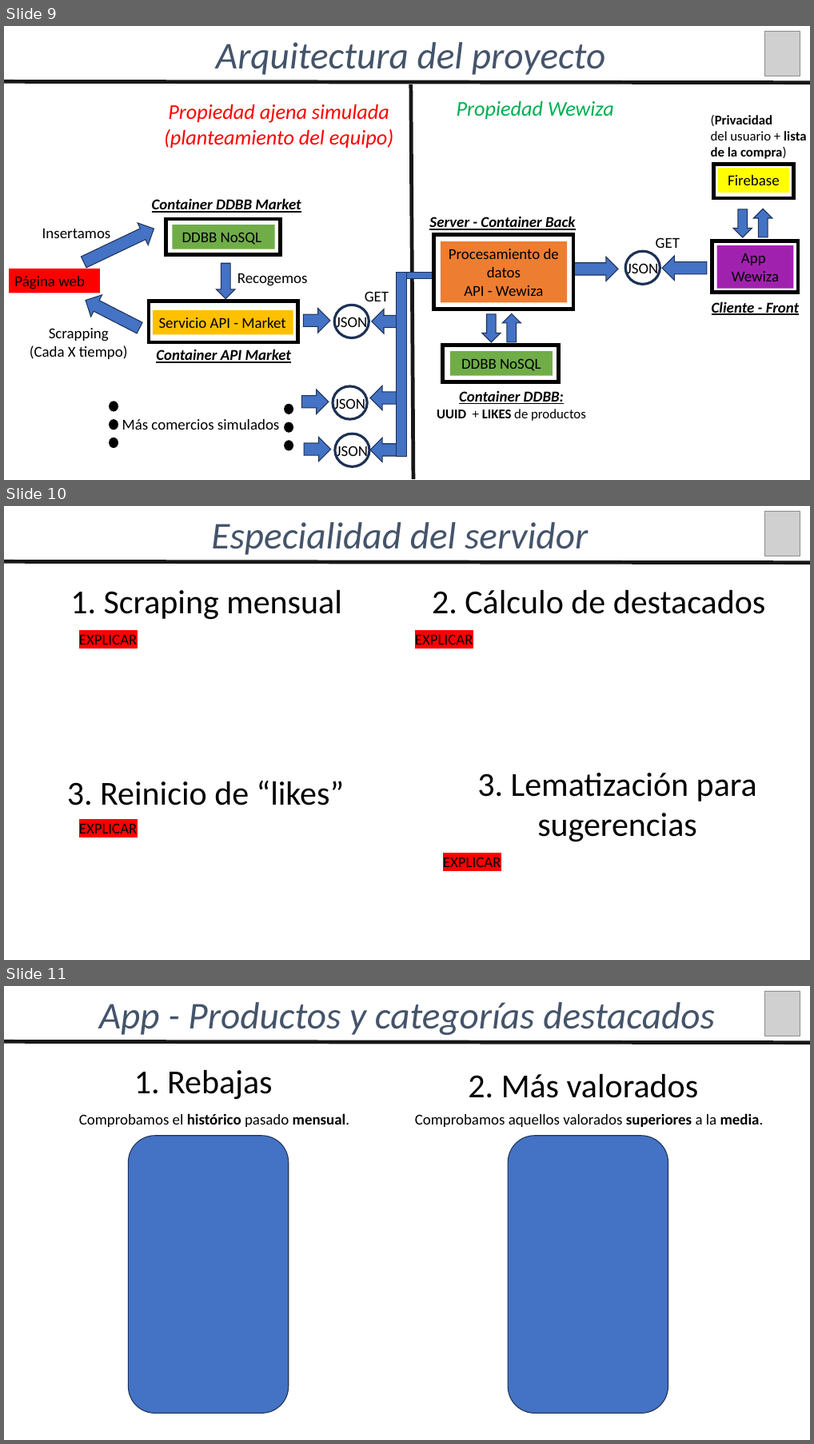
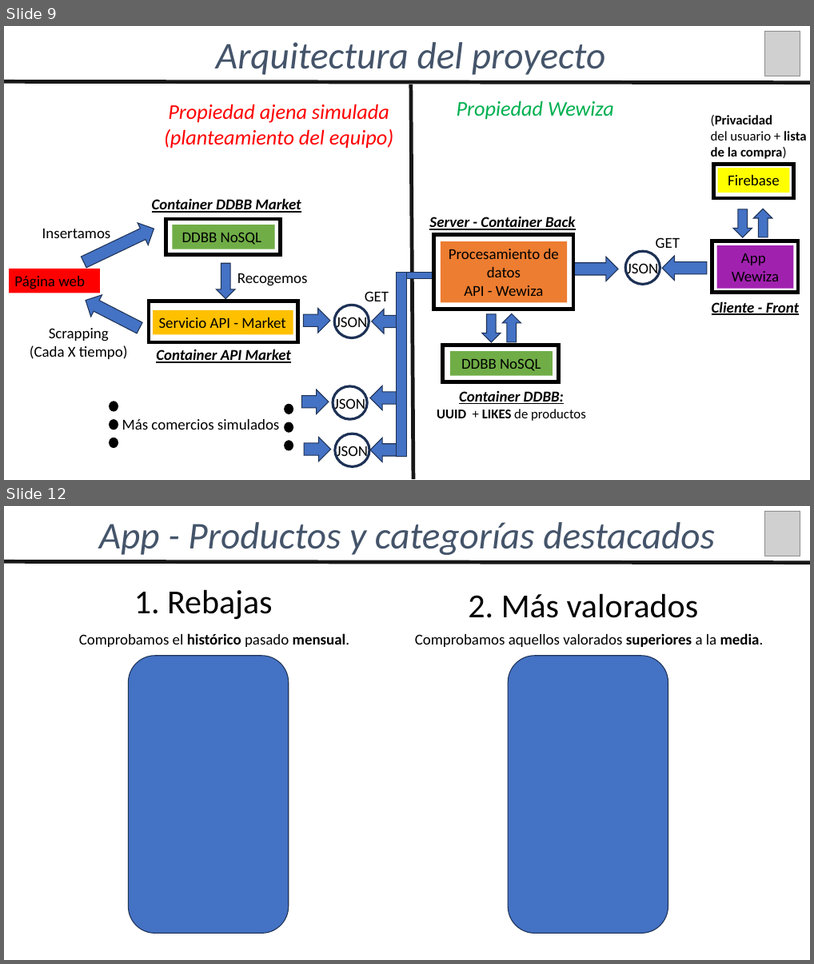
Before and after one commit to agchivite/Wewiza, a slide deck: 02_Documentacion/Presentacion_Wewiza.pptx. Shown one above the other, each under a label of ours: slides 9, 10 and 11 before the commit, slides 9 and 12 after it; the slides between them are not shown. The pictures are 814x1444 and 814x964 pixels, drawn with LibreOffice and Linux fonts; fonts in the diff are those of the drawing; grey boxes stand for pictures. Boxes give left, top, right and bottom in pixels: in the first picture for what was removed or moved away, otherwise in the second. Text is boxed around its words. In the diff, an @@ line names an element or a change of style, - is before the commit and + after.

```diff
--- a/02_Documentacion/Presentacion_Wewiza.pptx
+++ b/02_Documentacion/Presentacion_Wewiza.pptx
@@ slide 10 removed at bbox=[4, 506, 810, 960], background #FFFFFF @@
@@ text removed at bbox=[211, 522, 588, 555] @@
-Especialidad del servidor
@@ picture removed at bbox=[765, 512, 800, 556] @@
@@ line removed from (4, 562) to (810, 563) @@
@@ text removed at bbox=[70, 590, 342, 620] @@
-1. Scraping mensual
@@ text removed at bbox=[432, 590, 766, 614] @@
-2. Cálculo de destacados
@@ text removed at bbox=[79, 634, 138, 644] @@
-EXPLICAR
@@ text removed at bbox=[415, 634, 474, 644] @@
-EXPLICAR
@@ text removed at bbox=[67, 780, 344, 805] @@
-3. Reinicio de “likes”
@@ text removed at bbox=[478, 772, 758, 842] @@
-3. Lematización para sugerencias
@@ text removed at bbox=[79, 823, 138, 833] @@
-EXPLICAR
@@ text removed at bbox=[443, 856, 502, 867] @@
-EXPLICAR
@@ what was slide 11 is now slide 12 @@
```
Also in this commit, not shown: 1 slide changed, 2 slides added.
